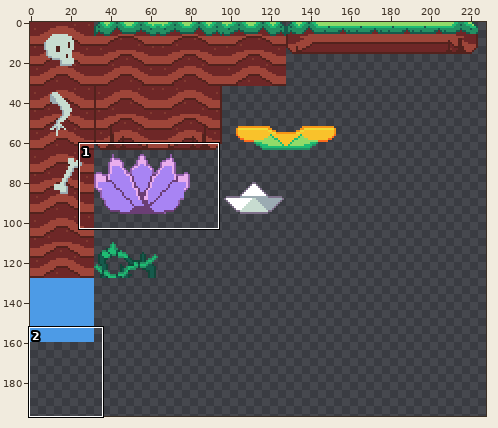
Two versions of one sprite sheet, Unity/Assets/Resources/Images/Tiles/Tiles.png. Above: a wide view before the commit, with the close-up outlined.
Close-up. Before:
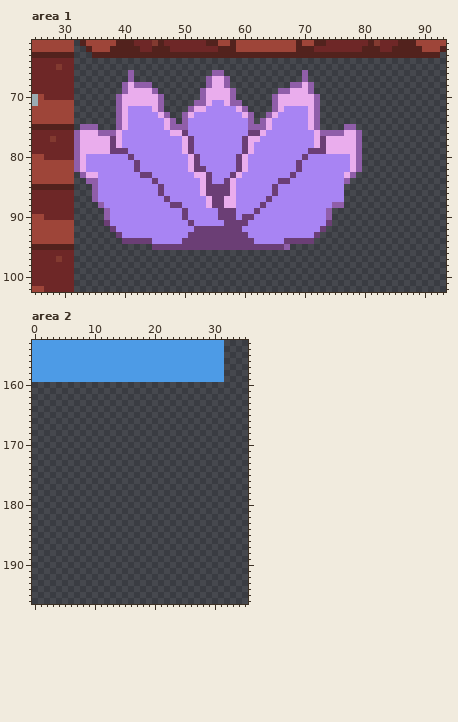
The file is 320x320 pixels. Shown: area 1: x 25..93, y 61..102; area 2: x 0..35, y 153..196. The wide view leaves out empty margins.
After:
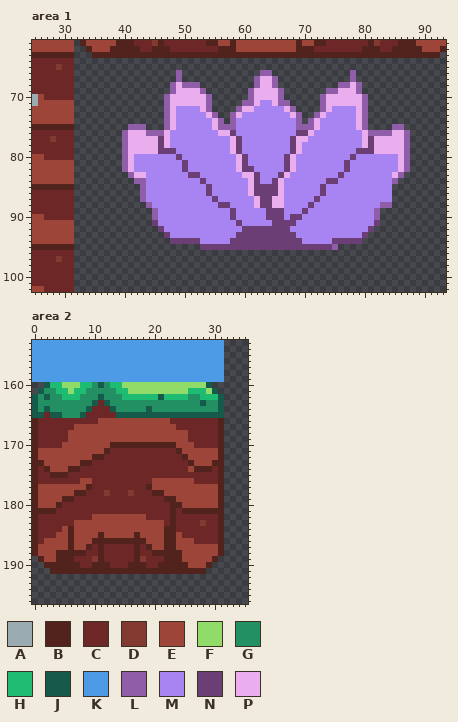
Palette (. is transparent): A #9babb2  B #52221d  C #6e2727  D #823a30  E #9e4539  F #91db69  G #239063  H #1ebc73  J #165a4c  K #4d9be6  L #905ea9  M #a884f3  N #6b3e75  P #eaaded
From old to new:
Changed rows in their new state; - is an unchanged pixel.
Area 1:
first column x 32:
 66 ---------.-------L-----..------LL-----.-------L---------
 67 ---------.-------L----....----LPPL----.-------L---------
 68 --------.....---LPLLL-....----LPPL--....----LLPL--------
 69 --------......--LPPPP-.....--LPPPP-.....--LLPPPL--------
 70 -------........LPPPPPPL....--LPPPPL......LPPPPPPL-------
 71 -------........LPPPPPPL.....LLPMMPLL.....LPPPPPPL-------
 72 -------........LPMMMM-L....LPPMMMMMPL....LPMMMMPL-------
 73 -------........-PMMM--PL..LPMMMMMM--PL..-PMMMMMPL-------
 74 -------........LPMM----PL.L--MMMM----L.LPMMMMMMPL-------
 75 -...---..LLL...LPMM----PLLL--MMMM----LLLPMMMMMMPL----LL-
 76 ........LPPPLLLPMMM-----PPN--MMM-----NNPMMMMMMMMPLLLLPPL
 77 ........LPPPPPNP--MM------PNMMM-----NPP-MMMMMMMMPNPPPPPL
 78 ........LPPPPPNP--MM------PNMM------NP--MMMMMMMMPNPPPPPL
 79 ........LPPPPPNNN-MM------PNMM------NP-MMMMMMMMNNNPPPPPL
 80 ........LP-------N-MM------PN------NP-M-------NMMMMMMMPL
 81 ........LPM-------NMM------PN------NPM-------NMMMMMMMMPL
 82 ........LPM-------NMMM-----PNN-----NPM-------NMMMMMMMMPL
 83 -........LPPM------NNMM---MMPPN---NPM-------NMMMMMMMMPL-
 84 --........LL-M-------NM--MM--PN--NPM------NN-MMMMMMMML--
 85 ---........L--M------M-MMMM--PNNN-P------N---MMMMMMMM---
 86 ---........L--M------M-MMMM--PNNN-P------N---MMMMMMMM---
 87 ---........L---M------M-MMM---PN-PP-----N----MMMMMMMM---
 88 ----........L---MM----MM-NM---P-NPP----N---MMMMMMMMLL---
 89 -----........L----M-----MM----M-NNN---N---MMMMMMMML-----
 90 -----........L----M-----MM--MM--NNN-NN----MMMMMMMML-----
 91 -----........N-----M-----MM-M----NNNN-----MMMMMMMMN-----
 92 ------........N-----MMMMMMMMNNNNNNNN-----MMMMMMMMN------
 93 -------........N---MMMMMMMM--NNNNNNNN---MMMMMMMMN-------
 94 --------........NN---MMMMM----NNNNN---MMMMMNNNNN--------
 95 -------------........--------------NNNNNNNNL------------
Area 2:
first column x 0:
160 --JHHFFFHHGJGHHFFFFFFFFFFFFFFJ--
161 -JGGHHFHHGGGGGHHFFFFFFFFFFHHHFJ-
162 JGJGGHHHGGGJGGGHHHHHHJHHHHGGHHHJ
163 JGGGGGGGGGJCJGGGGGGGGGGGGGGGJGGJ
164 JGJGGGGGGJCCCJGGGGGJGGGGGGGGGGGJ
165 JJCJJGGGJCCCCCJJJJJJJJJJJJJJJJJJ
166 BCCCCCCCCCCEEEEEEEEEEEECCCCCCCCB
167 BCCCCCCEEEEEEEEEEEEEEEEECCCCCCCB
168 BCCCCCEEEEEEEEEEEEEEEEEEEECCCCCB
169 BCCCCCEEEEEEEEEEEEEEEEEEEECCCCCB
170 BCCCCEEEEEEEEBBBBBBBBBBBEEECCCCB
171 BEEEEEEEEEEEBCCCCCCCCCCCBEEEEEEB
172 BEEEEEEEEEBBCCCCCCCCCCCCCBEEEEEB
173 BBEEEEEEBBCCCCCCCCCCCCCCCCBEEEBB
174 BCBEEEBBCCCCCCCCCCCCCCCCCCEBBBCB
175 BCCBBBCCCCCCCCCCCCCCCCCCCCCCCCCB
176 BCCCCCCCEECCCCCCCCCCEEEEEEECCCCB
177 BEEEEEEEEBCCCCCCCCCBEEEEEEEEEEEB
178 BEEEEEEBBCCCDCCCDCCCBBEEEEEEEEEB
179 BEEEEBBCCCCCCCCCCCCCCCBBEEEEEEEB
180 BEEEBCCCCCCCCCCCCCCCCCCBBEEEEEEB
181 BBBBCCCCCCCCCCCCCCCCCCCBCBBBBBBB
182 BCCCCCCCCCEEEEEEEEECCCCBCCCCCCCB
183 BCCCCCCEEEEEEEEEEEEEEECBCCCCDCCB
184 BCCCCEBEEEEEEEEEEEEEEEBBCCCCCCCB
185 BCCCEEBEEEEBEEEEEBEEEEBBECCCCCCB
186 BCEEEEBEEEBBBBBBBBBEEEBBEEECCCCB
187 BEEEEEBEEBCBCCCCCBCBEEBBEEEEEEEB
188 BEEEBBBBBCCBCCCCCBCCBBBBBEEEEEEB
189 -BEEBBBCCCDBCCCCCBDCCCBBBEEEEEB-
190 --BBBBBBCCBBBCCCBBBCCBBBBBEEEB--
191 ---BBBBBBBBBBBBBBBBBBBBBBBBBB---
Pixel boxes of the changes (left, top, right, bottom) in both close-ups:
changed: (74, 70, 410, 250)
added: (32, 382, 224, 574)
